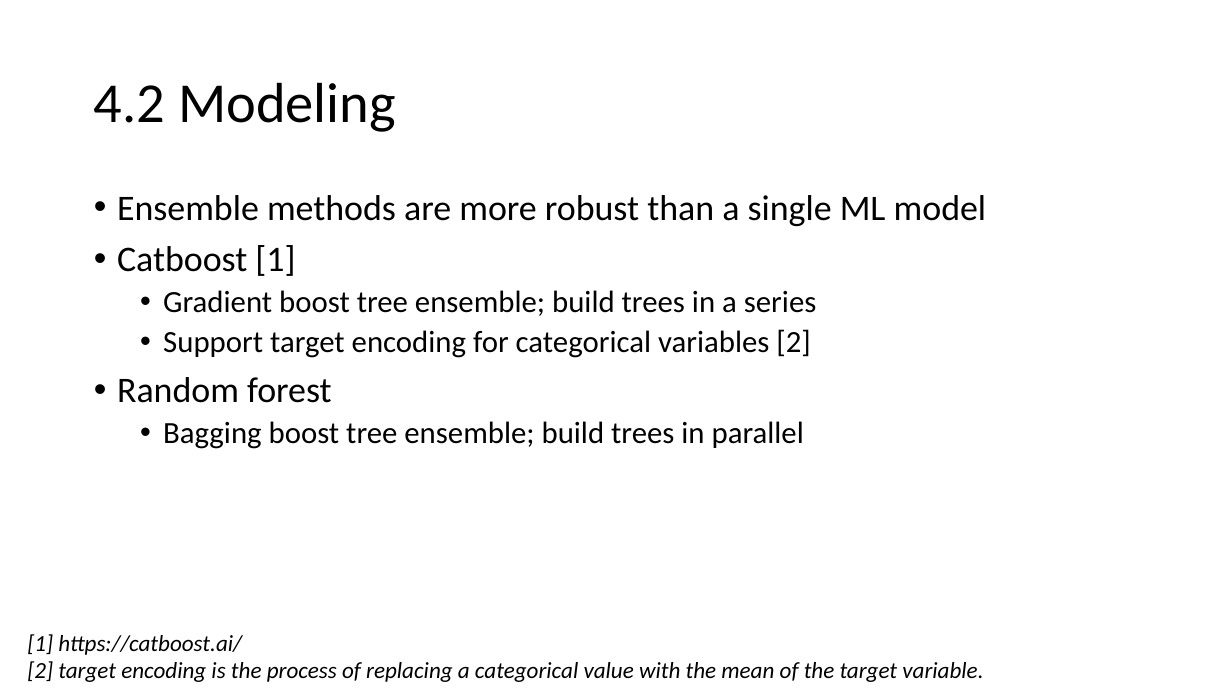
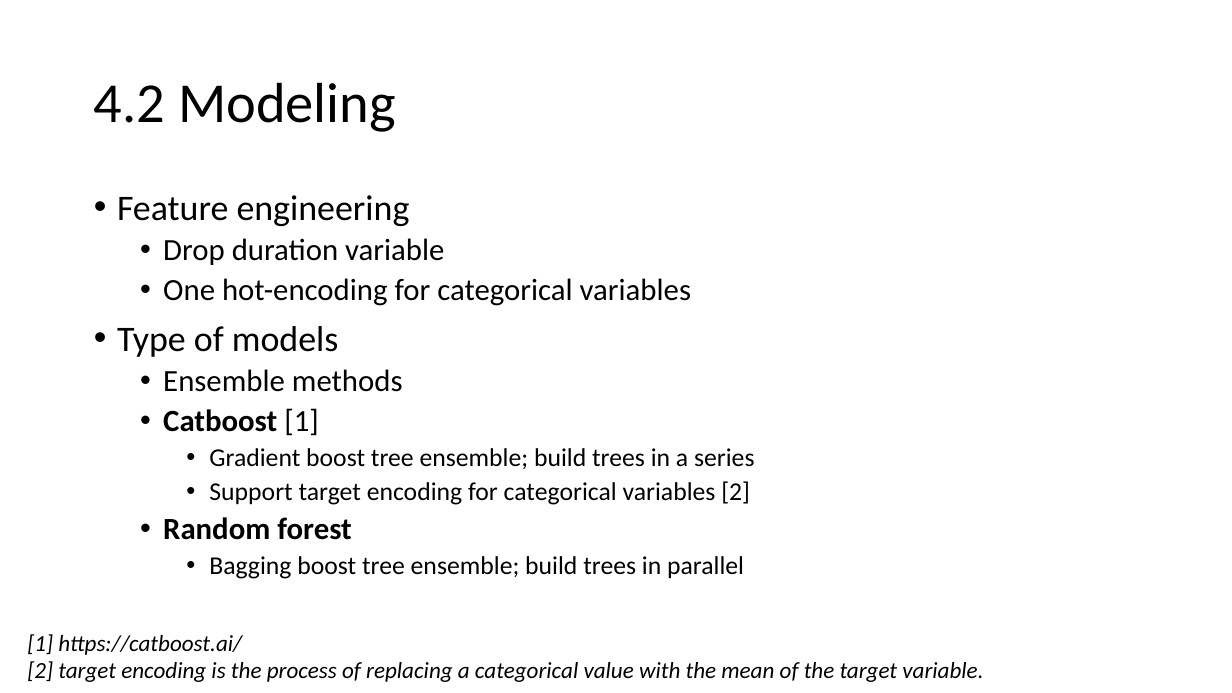
Before and after one commit to jianghan2013/UCI_data, a slide deck: slide 10 of ds_challenge_presentation_HanJiang.pptx. Drawn at 1232x693 pixels with LibreOffice and Linux fonts; fonts in the diff are those of the drawing. Boxes give left, top, right and bottom in pixels: in the first picture for what was removed or moved away, otherwise in the second. Text is boxed around its words. In the diff, an @@ line names an element or a change of style, - is before the commit and + after.

```diff
--- a/ds_challenge_presentation_HanJiang.pptx
+++ b/ds_challenge_presentation_HanJiang.pptx
@@ text at [117,195,691,392]: text changed; size 28 to 24 pt @@
-• Ensemble methods are more robust than a single ML model
+• Feature engineering
+  • Drop duration variable
+  • One hot-encoding for categorical variables
+• Type of models
+  • Ensemble methods
@@ text at [163,408,754,579]: size 28 to 24 pt in "Catboost [1]", "Random forest"; bold on in "Catboost", "Random forest"; size 24 to 20 pt in "Gradient boost tree ensemble; build trees in ...", "Support target encoding for categorical variables [2]", "Bagging boost tree ensemble; build trees in ..."; list level 1 to 2 in "Catboost [1]"; list level 2 to 3 in "Gradient boost tree ensemble; build ..."; list level 2 to 3 in "Support target encoding for categorical ..."; list level 1 to 2 in "Random forest"; list level 2 to 3 in "Bagging boost tree ensemble; build ..." @@
```
Also in this commit, not shown: 11 other slides changed, 3 slides added, 2 slides removed.
